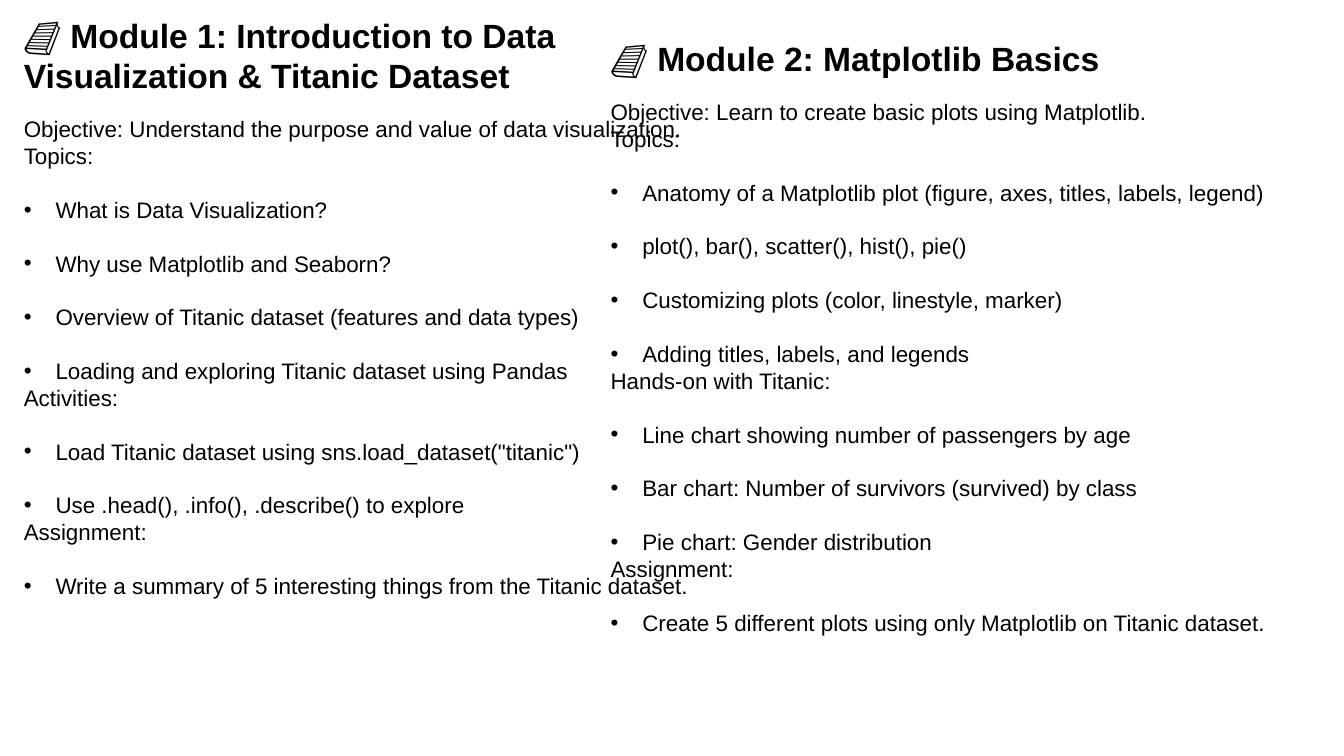
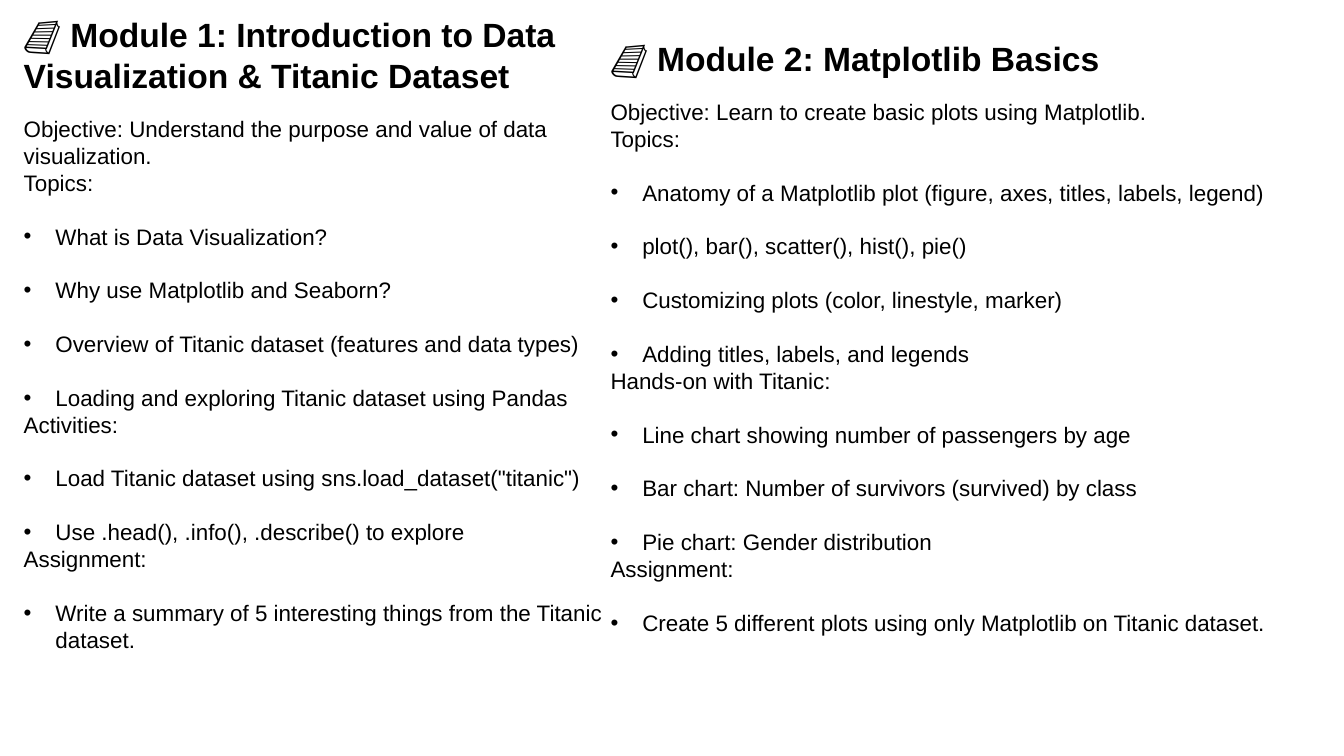
Before and after one commit to shahil04/ds_materials, a slide deck: slide 4 of 5.0_python_6.libraries/python_libraries/3_matplot_seaborn/Matplotlib_Seaborn_class.pptx (slide 3 before the commit). Drawn at 1344x756 pixels with LibreOffice and Linux fonts; fonts in the diff are those of the drawing. Boxes give left, top, right and bottom in pixels: in the first picture for what was removed or moved away, otherwise in the second. Text is boxed around its words. In the diff, an @@ line names an element or a change of style, - is before the commit and + after.

```diff
--- a/5.0_python_6.libraries/python_libraries/3_matplot_seaborn/Matplotlib_Seaborn_class.pptx
+++ b/5.0_python_6.libraries/python_libraries/3_matplot_seaborn/Matplotlib_Seaborn_class.pptx
@@ text "📘 Module 1: Introduction to ..." rewrapped from box(24, 23, 688, 599) to box(24, 22, 602, 649) @@
```
Also in this commit, not shown: 8 other slides changed, 3 slides added, 29 other files.
